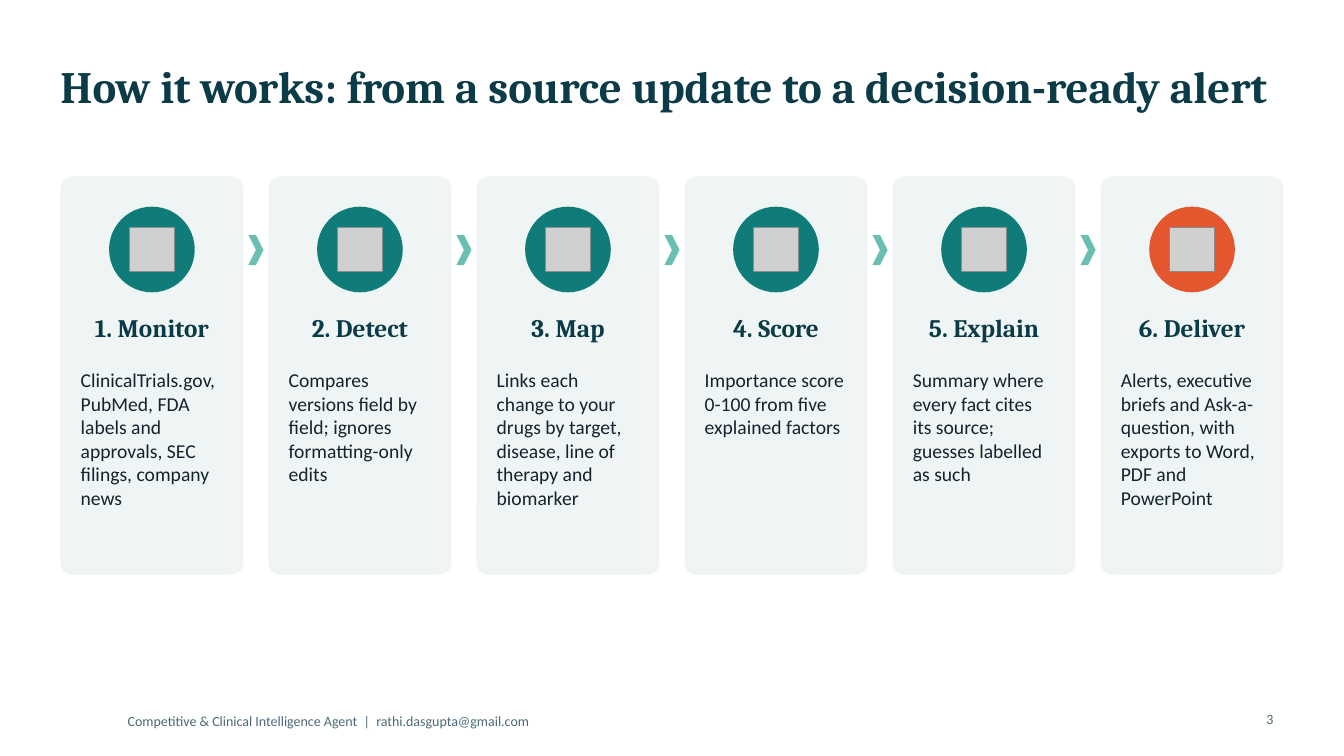
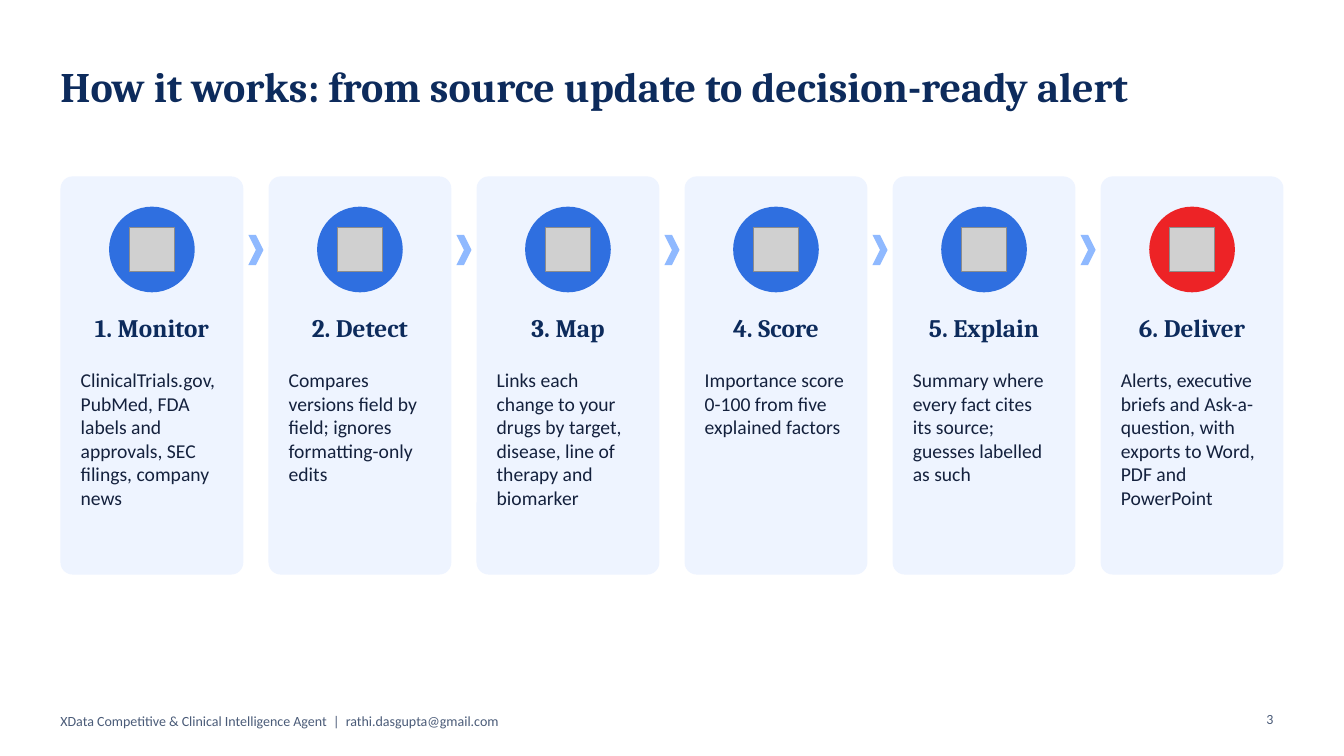
Before and after one commit to rathixdata/XData-Competitive-Clinical-Intelligence-Agent, a slide deck: slide 3 of docs/XData_CI_Agent_Overview.pptx. Drawn at 1344x756 pixels with LibreOffice and Linux fonts; fonts in the diff are those of the drawing; grey boxes stand for pictures; background and template pictures are left out. Boxes give left, top, right and bottom in pixels: in the first picture for what was removed or moved away, otherwise in the second. Text is boxed around its words. In the diff, an @@ line names an element or a change of style, - is before the commit and + after.

```diff
--- a/docs/XData_CI_Agent_Overview.pptx
+++ b/docs/XData_CI_Agent_Overview.pptx
@@ title at (60, 72, 1128, 112): text changed; size 32 to 30 pt; text colour #0B3B47 to #0D2B5C @@
-How it works: from a source update to a decision-ready alert
+How it works: from source update to decision-ready alert
@@ fill #EEF5F4 to #EEF4FF in 6 elements at (60, 176, 243, 575), (268, 176, 451, 575), (477, 176, 659, 575), (685, 176, 867, 575), (893, 176, 1076, 575), (1101, 176, 1284, 575) @@
@@ fill #0F7C7A to #2F6FE0 in 5 elements at (109, 207, 195, 292), (318, 207, 403, 292), (525, 207, 611, 292), (733, 207, 819, 292), (942, 207, 1027, 292) @@
@@ ellipse at (1149, 207, 1235, 292): fill #E4572E to #ED2326 @@
@@ fill #6BBFB2 to #8FB9FF in 5 elements at (248, 235, 263, 265), (457, 235, 472, 265), (664, 235, 680, 265), (873, 235, 888, 265), (1081, 235, 1096, 265) @@
@@ text colour #0B3B47 to #0D2B5C in 6 elements at (95, 319, 209, 337), (312, 320, 408, 337), (531, 320, 605, 343), (733, 320, 819, 337), (929, 319, 1039, 343), (1139, 319, 1245, 337) @@
@@ text colour #14232E to #14213D in 6 elements at (81, 373, 215, 505), (289, 374, 417, 481), (497, 373, 622, 505), (705, 374, 844, 437), (913, 373, 1043, 481), (1121, 373, 1255, 505) @@
@@ text at (60, 716, 499, 729): text changed; text colour #4C6A78 to #4A5B78 @@
-Competitive & Clinical Intelligence Agent | rathi.dasgupta@gmail.com
+XData Competitive & Clinical Intelligence Agent | rathi.dasgupta@gmail.com
```
Also in this commit, not shown: 7 other slides changed, 3 other files.
